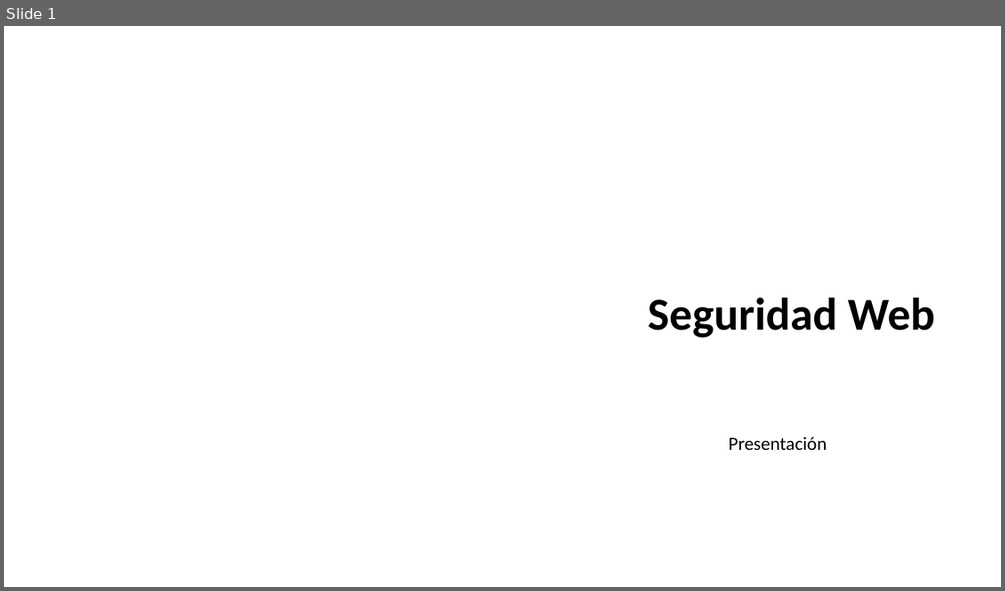
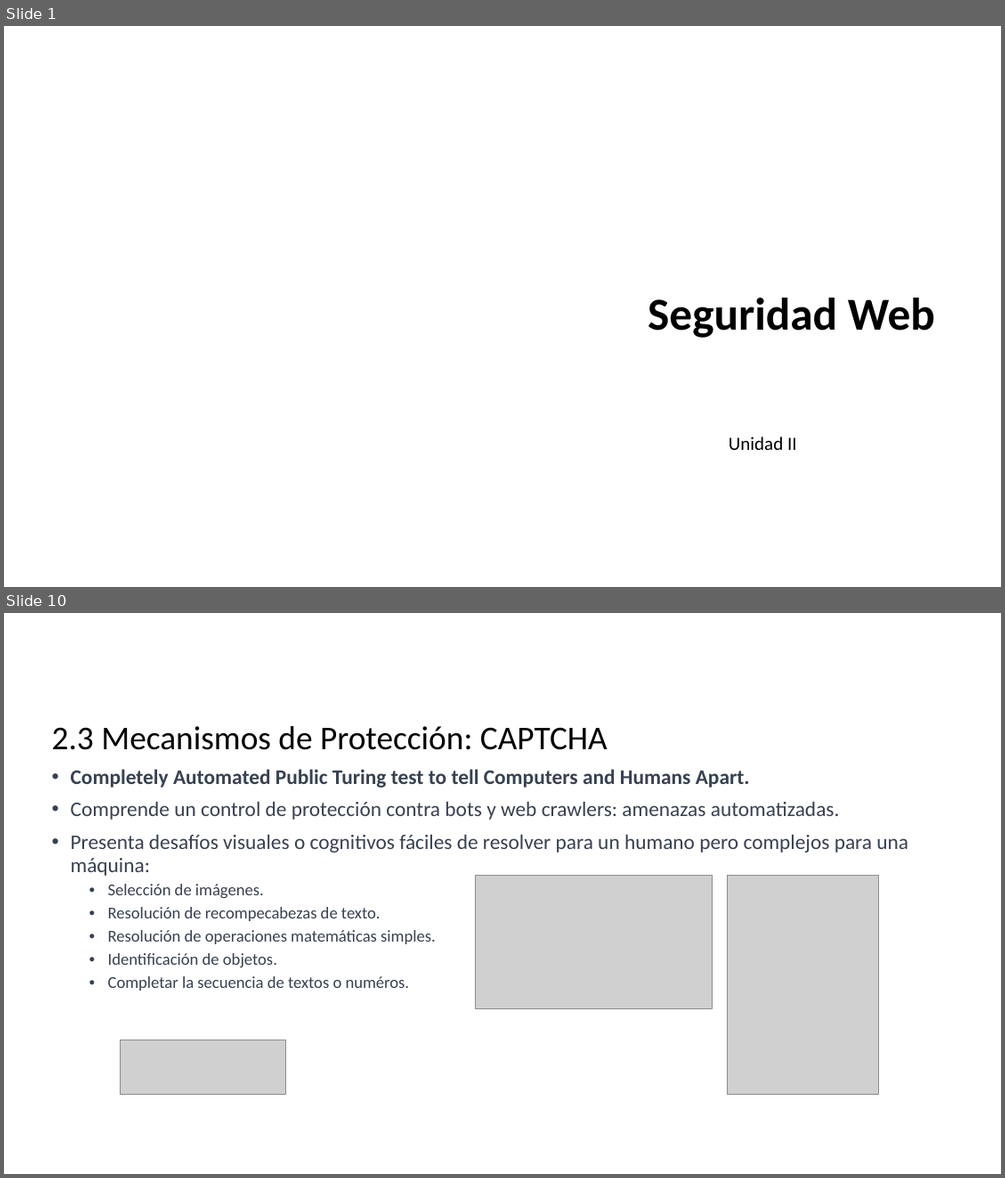
Before and after one commit to dcevallossalas/ITQ, a slide deck: Clases/Unidad2.pptx. Shown one above the other, each under a label of ours: slide 1 before the commit, slides 1 and 10 after it; the slides between them are not shown. The pictures are 1005x591 and 1005x1178 pixels, drawn with LibreOffice and Linux fonts; fonts in the diff are those of the drawing; grey boxes stand for pictures; background and template pictures are left out. Boxes give left, top, right and bottom in pixels: in the first picture for what was removed or moved away, otherwise in the second. Text is boxed around its words. In the diff, an @@ line names an element or a change of style, - is before the commit and + after.

Commit message:
Unidad 2
Unidad 2

```diff
--- a/Clases/Unidad2.pptx
+++ b/Clases/Unidad2.pptx
@@ slide 10 added at box(4, 613, 1001, 1174), background picture (left out) @@
@@ title added at box(52, 726, 607, 750), 32 pt, text #000000 @@
+2.3 Mecanismos de Protección: CAPTCHA
@@ text added at box(71, 769, 908, 990), 20 pt, text #374151 @@
+• Completely Automated Public Turing test to tell Computers and Humans Apart.
+• Comprende un control de protección contra bots y web crawlers: amenazas automatizadas.
+• Presenta desafíos visuales o cognitivos fáciles de resolver para un humano pero complejos para una máquina:
+  • Selección de imágenes.
+  • Resolución de recompecabezas de texto.
+  • Resolución de operaciones matemáticas simples.
+  • Identificación de objetos.
+  • Completar la secuencia de textos o numéros.
@@ picture added at box(475, 876, 712, 1009) @@
@@ picture added at box(728, 876, 879, 1094) @@
@@ picture added at box(120, 1040, 285, 1094) @@
@@ slide 1 changed as well @@
@@ text at box(728, 436, 797, 450): text changed @@
-Presentación
+Unidad II
```
Also in this commit, not shown: 11 other slides added, 1 slide removed, 5 other files.
